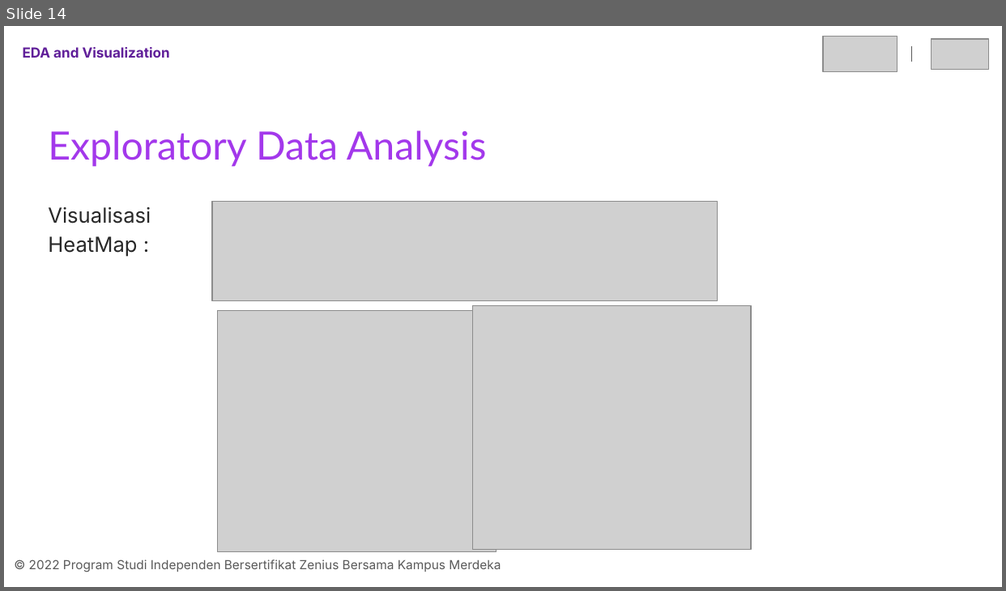
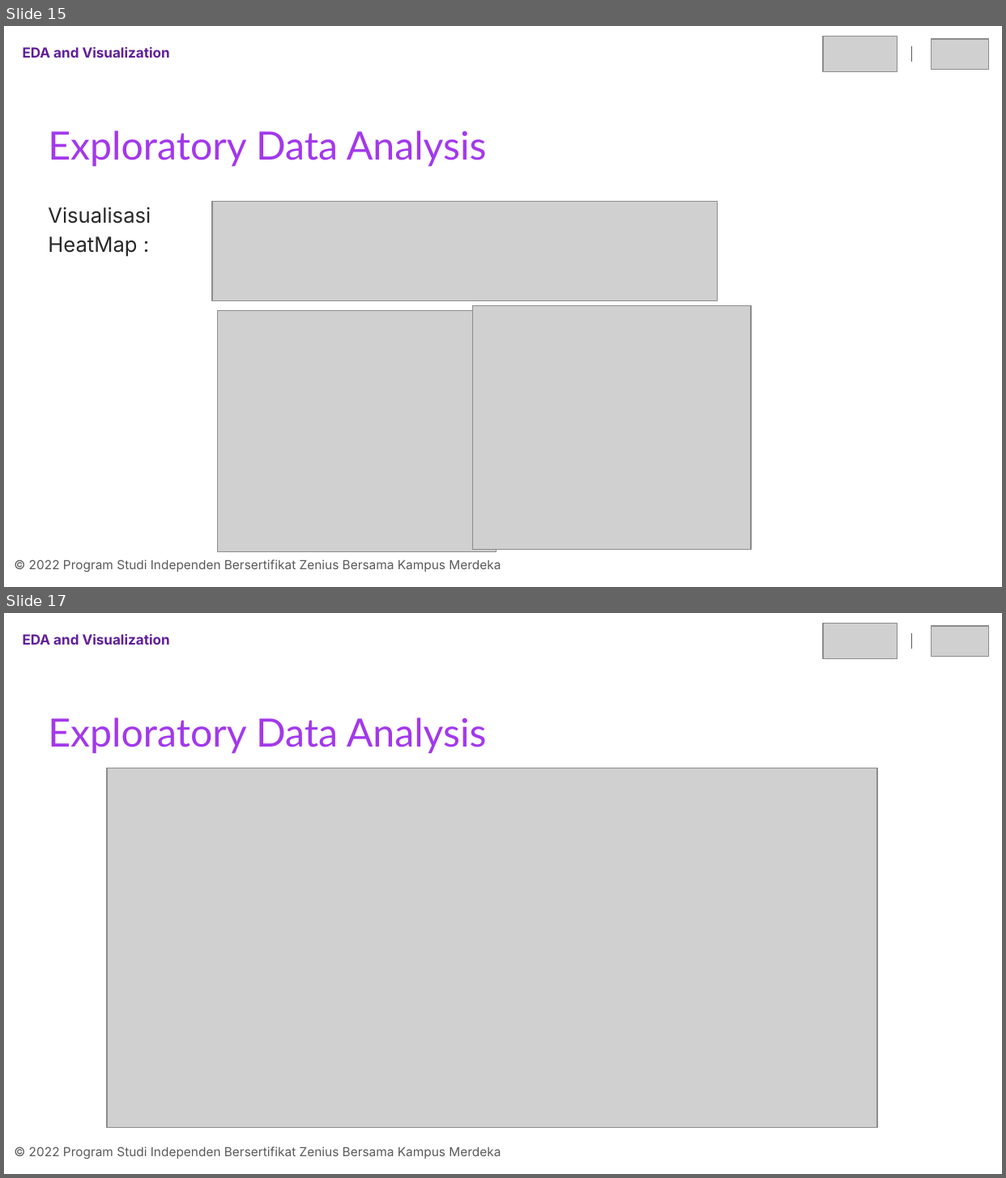
Before and after one commit to blitzaaard/final-project-kelompok-5-Aditya-Bariq-Ikhsan, a slide deck: final-project-kelompok-5-Aditya Bariq Ikhsan.pptx. Shown one above the other, each under a label of ours: slide 14 before the commit, slides 15 and 17 after it; the slides between them are not shown. The pictures are 1006x591 and 1006x1178 pixels, drawn with LibreOffice and Linux fonts; fonts in the diff are those of the drawing; grey boxes stand for pictures. Boxes give left, top, right and bottom in pixels: in the first picture for what was removed or moved away, otherwise in the second. Text is boxed around its words. In the diff, an @@ line names an element or a change of style, - is before the commit and + after.

```diff
--- a/final-project-kelompok-5-Aditya Bariq Ikhsan.pptx
+++ b/final-project-kelompok-5-Aditya Bariq Ikhsan.pptx
@@ slide 17 added at [4, 613, 1002, 1174], background #FFFFFF @@
@@ text added at [23, 634, 170, 645], 10 pt, text #601F99, bold @@
+EDA and Visualization
@@ picture added at [823, 623, 898, 658] @@
@@ line added from (911, 633) to (911, 649), #595959 0.75 pt @@
@@ picture added at [931, 626, 988, 657] @@
@@ title added at [48, 717, 487, 754], 28.2 pt, text #A338EB @@
+Exploratory Data Analysis
@@ picture added at [107, 769, 877, 1128] @@
@@ text added at [29, 1147, 501, 1160], 9 pt, text #595959 @@
+© 2022 Program Studi Independen Bersertifikat Zenius Bersama Kampus Merdeka
@@ what was slide 14 is now slide 15 @@
```
Also in this commit, not shown: 1 slide changed, 2 other slides added, 1 other file.
